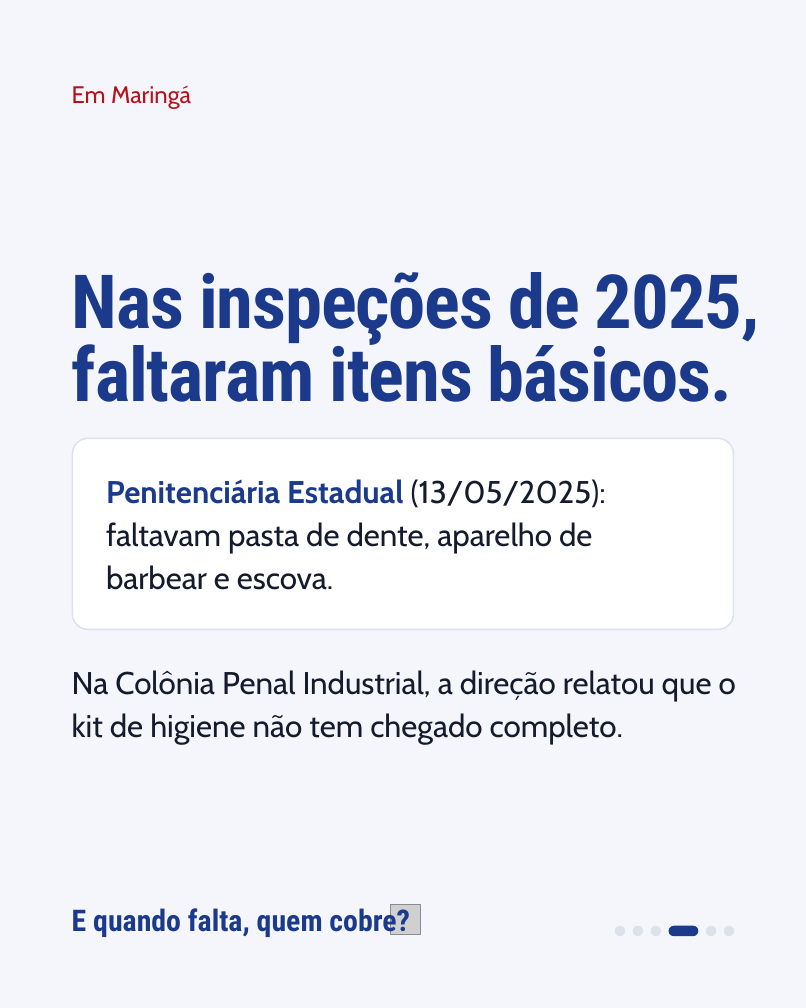
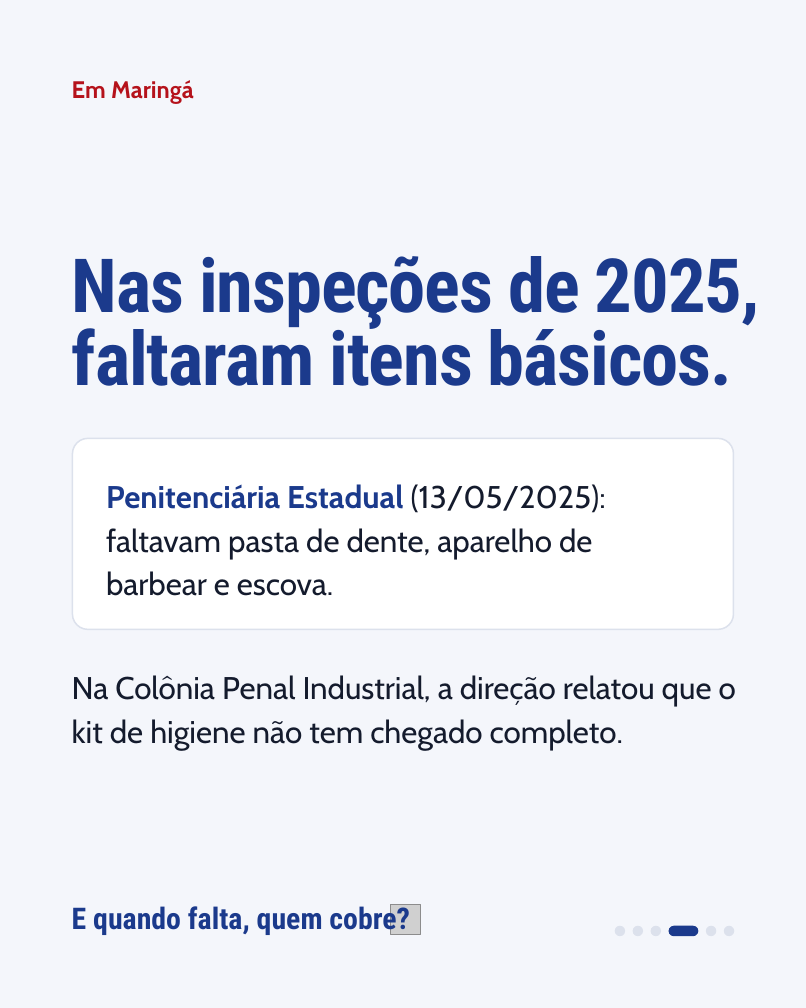
Before and after one commit to GabrielMedici/Efeito-Rebote, a slide deck: slide 4 of entregas/posts/site/kit/editavel/efeito-rebote-sex-16-10.pptx. Drawn at 806x1008 pixels with LibreOffice and Linux fonts; fonts in the diff are those of the drawing; grey boxes stand for pictures. Boxes give left, top, right and bottom in pixels: in the first picture for what was removed or moved away, otherwise in the second. Text is boxed around its words. In the diff, an @@ line names an element or a change of style, - is before the commit and + after.

```diff
--- a/entregas/posts/site/kit/editavel/efeito-rebote-sex-16-10.pptx
+++ b/entregas/posts/site/kit/editavel/efeito-rebote-sex-16-10.pptx
@@ text "Em Maringá" at [72, 80, 194, 104]: bold on @@
@@ text "Nas inspeções de 2025, faltaram ...": place and size @@
-text "Nas inspeções de 2025, faltaram ..." at [72, 272, 760, 402]
+text "Nas inspeções de 2025, faltaram ..." at [72, 256, 760, 386]
@@ text "Penitenciária Estadual (13/05/2025): faltavam pasta ...": place and size @@
-text "Penitenciária Estadual (13/05/2025): faltavam pasta ..." at [106, 479, 606, 590]
+text "Penitenciária Estadual (13/05/2025): faltavam pasta ..." at [106, 484, 606, 596]
@@ text "Na Colônia Penal Industrial, a ...": place and size @@
-text "Na Colônia Penal Industrial, a ..." at [72, 670, 736, 744]
+text "Na Colônia Penal Industrial, a ..." at [72, 675, 736, 750]
```
Also in this commit, not shown: 5 other slides changed, 18 other files.
